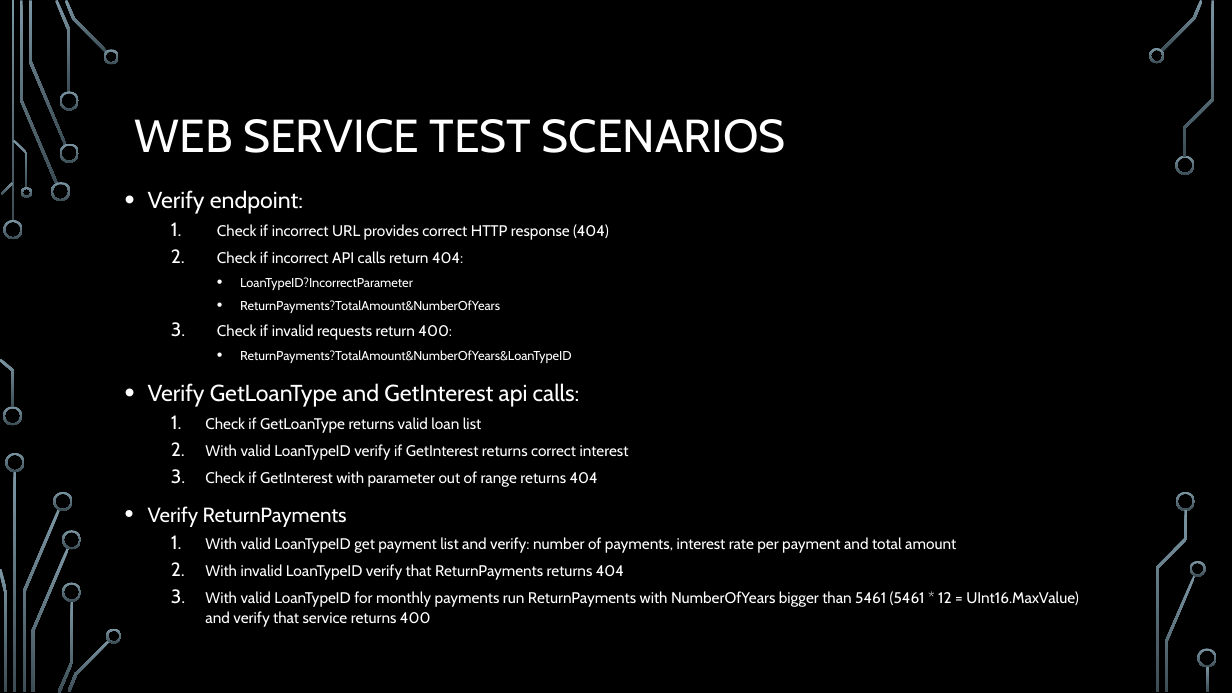
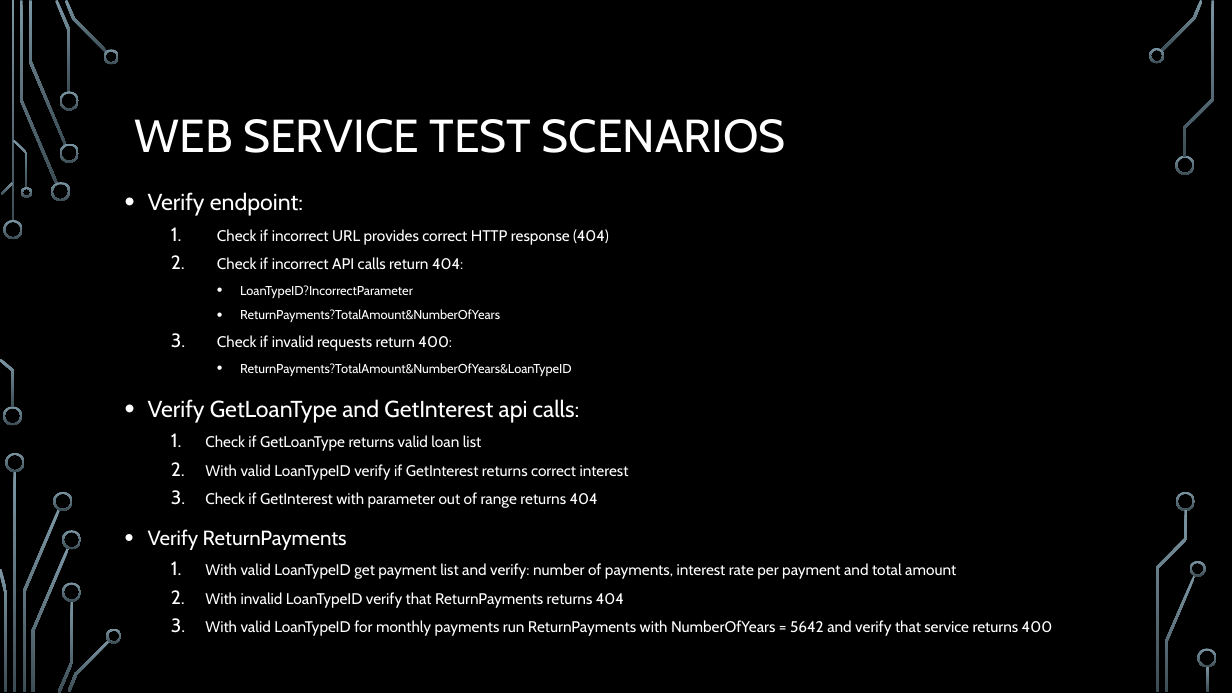
Before and after one commit to nielu/LoanCalculator, a slide deck: slide 5 of Loan calculator tests.pptx. Drawn at 1232x693 pixels with LibreOffice and Linux fonts; fonts in the diff are those of the drawing; background and template pictures are left out. Boxes give left, top, right and bottom in pixels: in the first picture for what was removed or moved away, otherwise in the second. Text is boxed around its words. In the diff, an @@ line names an element or a change of style, - is before the commit and + after.

```diff
--- a/Loan calculator tests.pptx
+++ b/Loan calculator tests.pptx
@@ text at [148,192,956,608]: line spacing 1.1 to 1.2 @@
@@ text at [205,620,1053,636]: text changed @@
-  3. With valid LoanTypeID for monthly payments run ReturnPayments with NumberOfYears bigger than 5461 (5461 * 12 = UInt16.MaxValue) and verify that service returns 400
+  3. With valid LoanTypeID for monthly payments run ReturnPayments with NumberOfYears = 5642 and verify that service returns 400
```
Also in this commit, not shown: 2 other slides changed.
